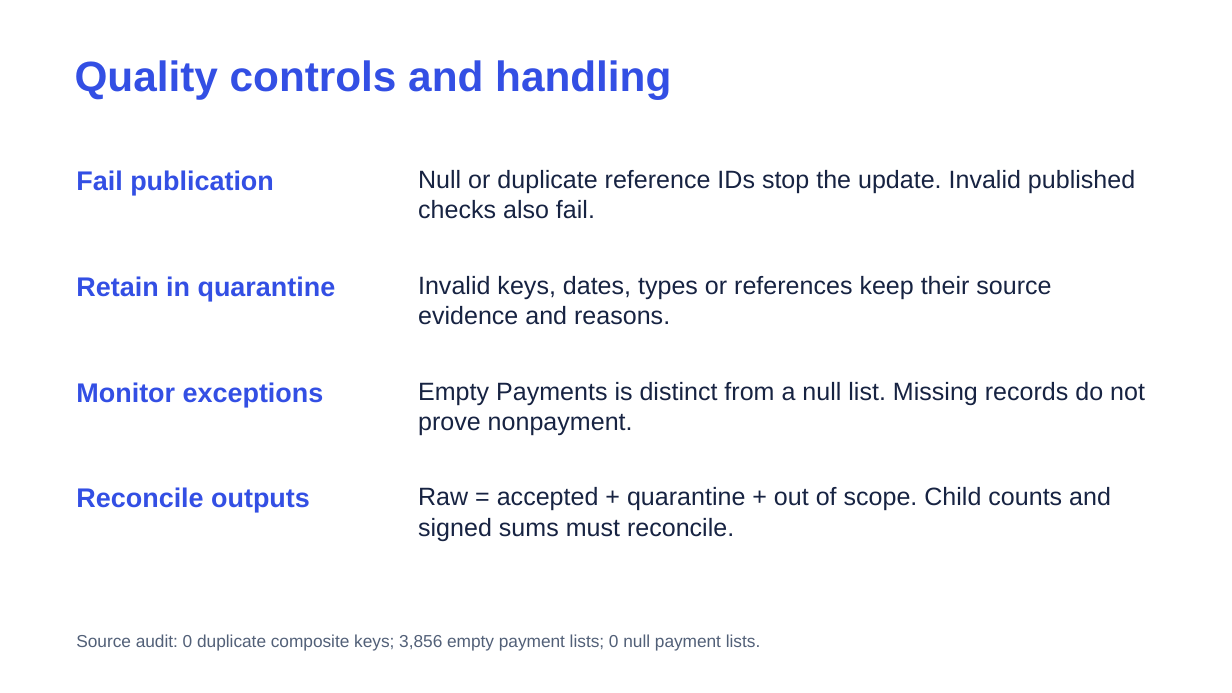
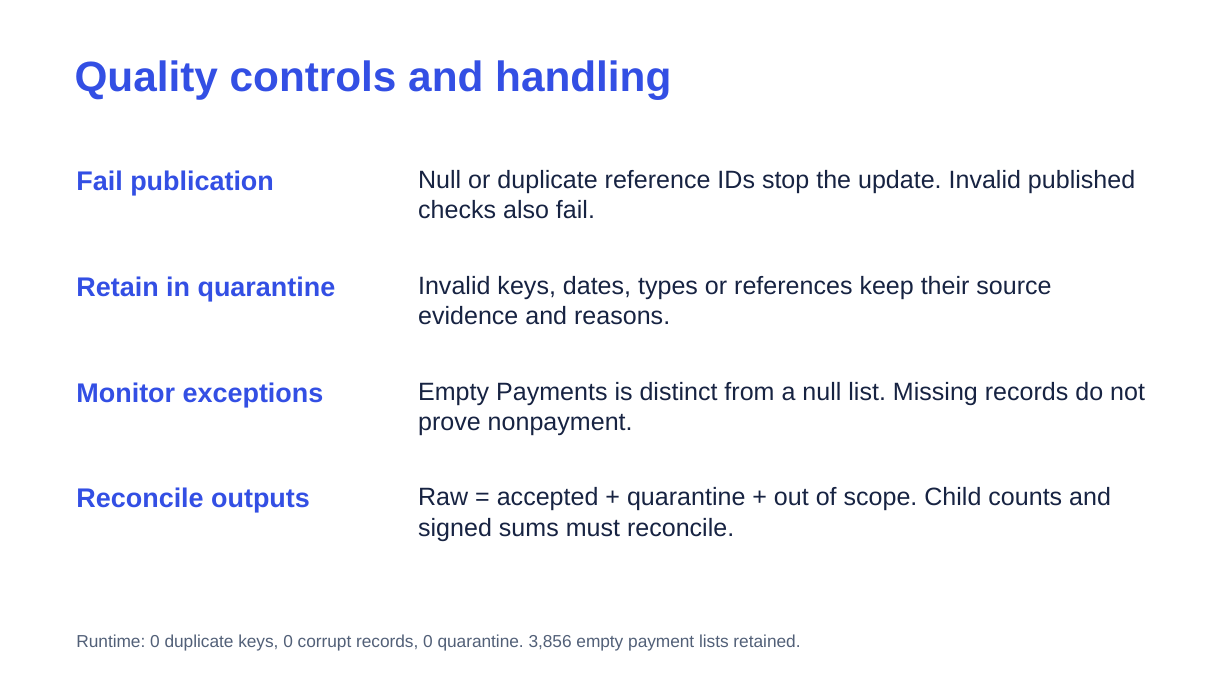
Before and after one commit to brunogcampa/sun-holdings-applebees-fraud-detection, a slide deck: slide 4 of src/transformations/gold/Applebees_Phase2_EN.pptx. Drawn at 1232x693 pixels with LibreOffice and Linux fonts; fonts in the diff are those of the drawing. Boxes give left, top, right and bottom in pixels: in the first picture for what was removed or moved away, otherwise in the second. Text is boxed around its words. In the diff, an @@ line names an element or a change of style, - is before the commit and + after.

Commit message:
Record verified pipeline and first complete job run, update five-minute English presentation

```diff
--- a/src/transformations/gold/Applebees_Phase2_EN.pptx
+++ b/src/transformations/gold/Applebees_Phase2_EN.pptx
@@ text at (x1=76, y1=634, x2=800, y2=651): text changed @@
-Source audit: 0 duplicate composite keys; 3,856 empty payment lists; 0 null payment lists.
+Runtime: 0 duplicate keys, 0 corrupt records, 0 quarantine. 3,856 empty payment lists retained.
```
Also in this commit, not shown: 5 other slides changed, 2 slides added, 2 slides removed, 14 other files.
